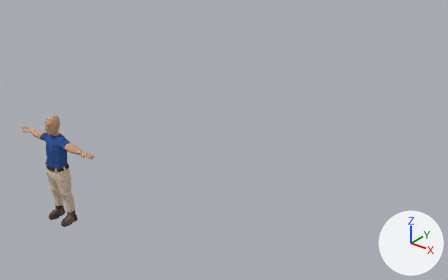
An edit to the FBX model Assets/Models/Personaje Facu/personaje sin animar.fbx, drawn before and after from the same camera.
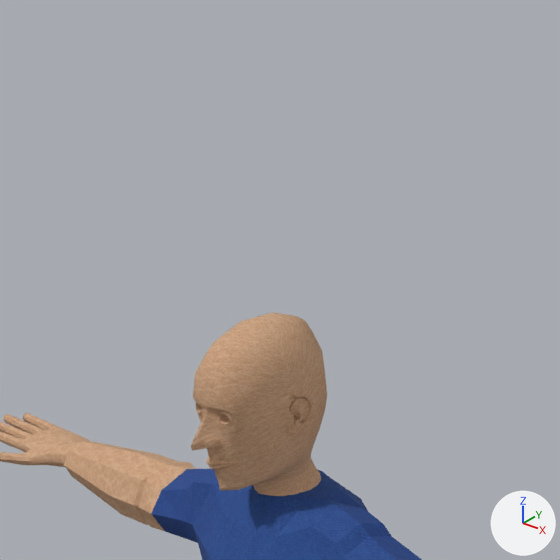
Old and new are each drawn whole from a camera (50 mm lens) standing at (262.2, -175.7, 161.1) and looking at (46.4, 94.0, -6.1) and again close up on the part from 5% to 19% of the width and 28% to 51% of the height. The lights are fixed; the arrows at lower right show +X, +Y and +Z. The last two pictures show the newer version. Where no turn or scale is listed for an object, it has been applied to the vertices.

Names of what the first close-up shows: 'personaje'.
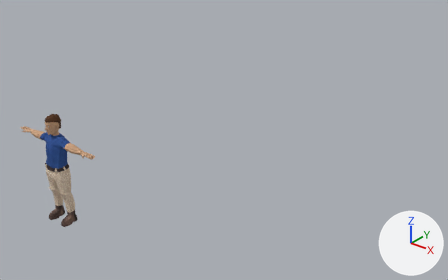
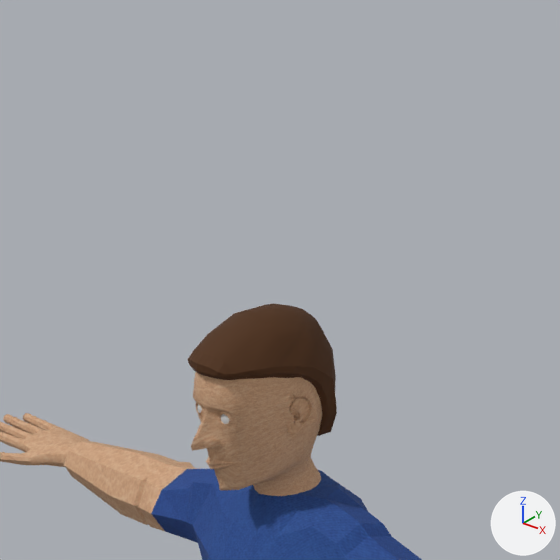
Pixel boxes (x1, y1, x2, y2) of what changed, in the close-ups (560 x 560 px):
'personaje', reshaped: before (0, 313, 422, 560); after (0, 303, 422, 560)
part 1 of me_mesh, added: after (221, 414, 229, 424)
part 2 of me_mesh, added (brown): after (188, 303, 337, 436)

The edits, one by one:
Material 'Ceramic' (mat_ceramic) is new.
Its base color is (0.592, 0.592, 0.592) (light grey #cacaca).
Its roughness is 0.859.
Material 'material pelo' (mat_material_pelo) is new.
Its base color is (0.0759, 0.0242, 0.00196) (brown #4e2b06).
Its roughness is 0.859.
me_mesh is used by ob_personaje; location (6.27, -3.83, 31.87).
me_mesh had 3519 vertices, 7026 faces and spanned x -152.0..152.0, y -2.0..141.0, z -64.0..-1.0.
me_mesh now has 4706 vertices, 9354 faces and spans x -152.0..152.0, y -2.0..141.0, z -64.0..0.0.
me_mesh part 1: a new loose piece of 482 vertices spanning x 0.0..2.0, y 0.0..2.0, z -6.0..-5.0, in mat_ceramic (light grey #cacaca).
me_mesh part 2: a new loose piece of 223 vertices spanning x -3.0..3.0, y 0.0..9.0, z -9.0..0.0, in mat_material_pelo (brown #4e2b06).
Other edits to the shape of me_mesh do not show in these pictures.
me_mesh gains material mat_material_pelo (brown #4e2b06).
me_mesh gains material mat_ceramic (light grey #cacaca).
